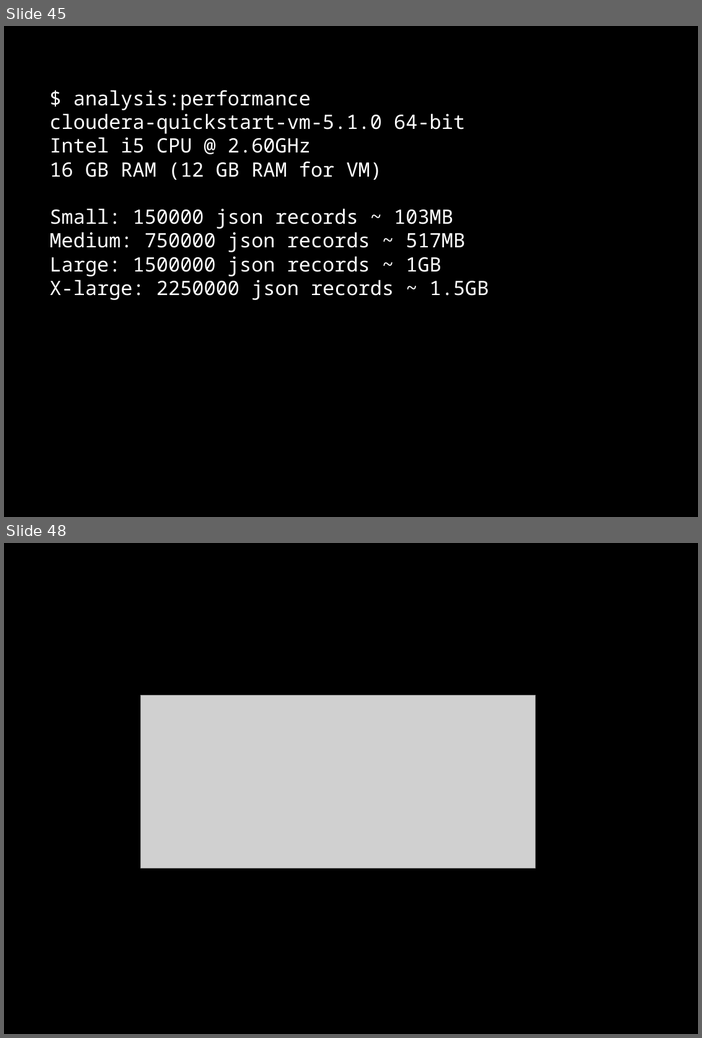
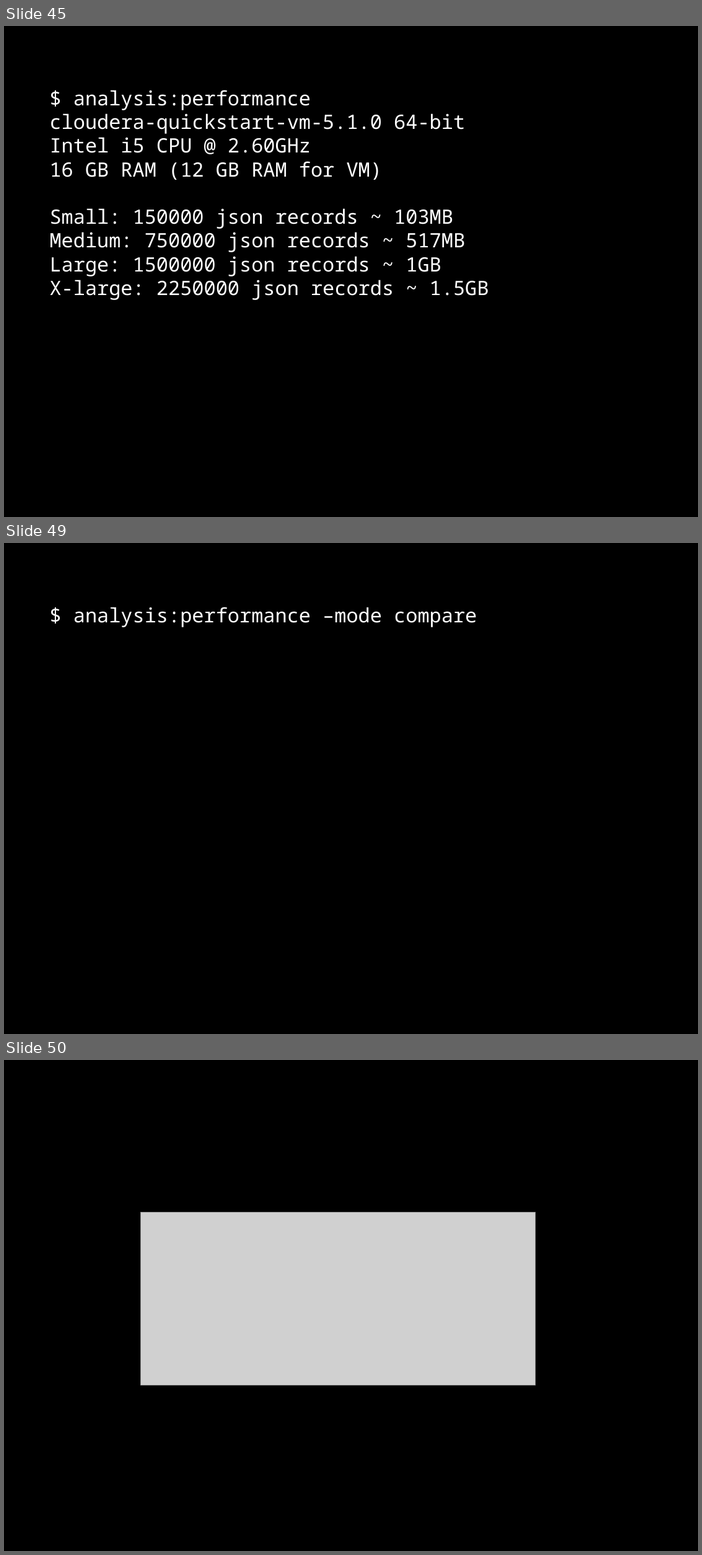
Before and after one commit to dzamurovic/coding-serbia-2014, a slide deck: coding-serbia.pptx. Shown one above the other, each under a label of ours: slides 45 and 48 before the commit, slides 45, 49 and 50 after it; the slides between them are not shown. The pictures are 702x1038 and 702x1555 pixels, drawn with LibreOffice and Linux fonts; fonts in the diff are those of the drawing; grey boxes stand for pictures. Boxes give left, top, right and bottom in pixels: in the first picture for what was removed or moved away, otherwise in the second. Text is boxed around its words. In the diff, an @@ line names an element or a change of style, - is before the commit and + after.

Commit message:
Working on presentation - adding slides 'performance in cluster' - work in progress.

```diff
--- a/coding-serbia.pptx
+++ b/coding-serbia.pptx
@@ slide 49 added at [4,543,698,1034], background #000000 @@
@@ rectangle added at [38,597,669,657], fill #000000, outline #000000 2 pt, 24 pt, text #FFFFFF @@
+$ analysis:performance –mode compare
@@ what was slide 48 is now slide 50 @@
```
Also in this commit, not shown: 2 slides changed, 1 other slide added.
